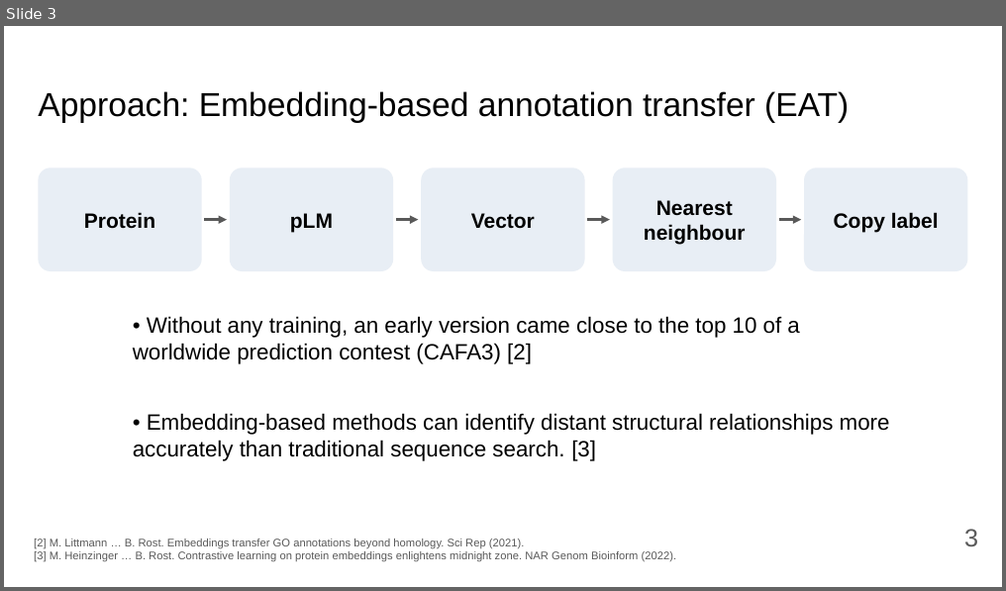
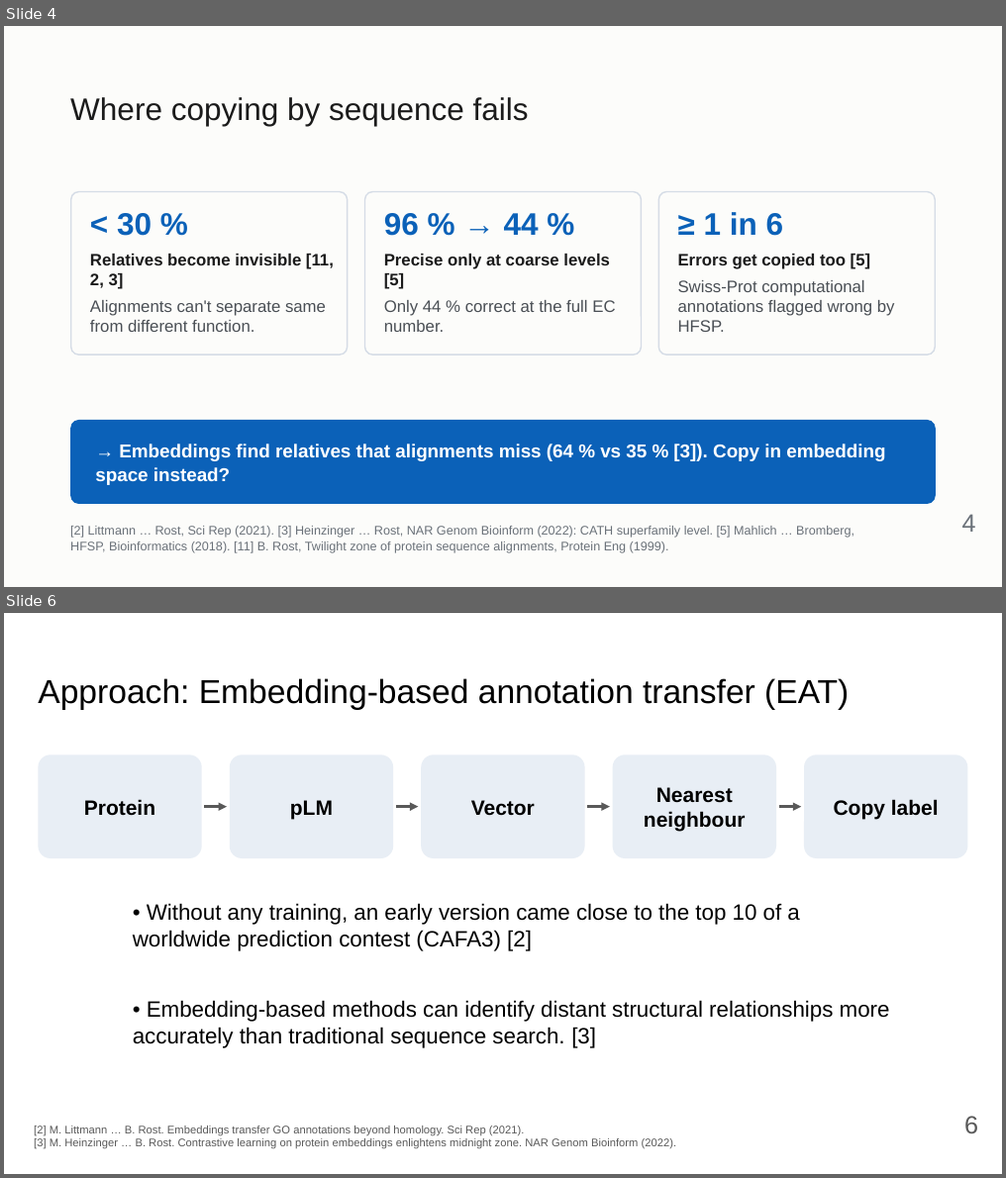
Before and after one commit to Pollysoma/protein-prediction-project-2, a slide deck: presentation/2026-11-02_pitch.pptx. Shown one above the other, each under a label of ours: slide 3 before the commit, slides 4 and 6 after it; the slides between them are not shown. The pictures are 1006x591 and 1006x1178 pixels, drawn with LibreOffice and Linux fonts; fonts in the diff are those of the drawing. Boxes give left, top, right and bottom in pixels: in the first picture for what was removed or moved away, otherwise in the second. Text is boxed around its words. In the diff, an @@ line names an element or a change of style, - is before the commit and + after.

```diff
--- a/presentation/2026-11-02_pitch.pptx
+++ b/presentation/2026-11-02_pitch.pptx
@@ slide 4 added at (4, 26, 1002, 587), background #FCFCFA @@
@@ title added at (70, 97, 529, 126), 22.5 pt, text #1B1B1B @@
+Where copying by sequence fails
@@ rounded rectangle added at (71, 191, 348, 355), outline #D5DCE6 1 pt @@
@@ rounded rectangle added at (365, 191, 642, 355), outline #D5DCE6 1 pt @@
@@ rounded rectangle added at (658, 191, 935, 355), outline #D5DCE6 1 pt @@
@@ text added at (117, 213, 152, 236), 22.5 pt, text #0B61B8, bold @@
+< 30 %
@@ text added at (384, 213, 539, 236), 22.5 pt, text #0B61B8, bold @@
+96 % → 44 %
@@ text added at (704, 212, 784, 236), 22.5 pt, text #0B61B8, bold @@
+≥ 1 in 6
@@ text added at (90, 254, 334, 289), 12 pt, text #1B1B1B, bold @@
+Relatives become invisible [11, 2, 3]
@@ text added at (384, 254, 610, 289), 12 pt, text #1B1B1B, bold @@
+Precise only at coarse levels [5]
@@ text added at (678, 254, 870, 270), 12 pt, text #1B1B1B, bold @@
+Errors get copied too [5]
@@ text added at (678, 280, 895, 332), 12 pt, text #4A4F55 @@
+Swiss-Prot computational annotations flagged wrong by HFSP.
@@ text added at (90, 300, 326, 332), 12 pt, text #4A4F55 @@
+Alignments can't separate same from different function.
@@ text added at (384, 300, 615, 332), 12 pt, text #4A4F55 @@
+Only 44 % correct at the full EC number.
@@ rounded rectangle added at (71, 420, 936, 504), fill #0B61B8, 13.5 pt, text #FFFFFF, bold @@
+→ Embeddings find relatives that alignments miss (64 % vs 35 % [3]). Copy in embedding space instead?
@@ text added at (70, 526, 854, 554), 9 pt, text #6A7179 @@
+[2] Littmann … Rost, Sci Rep (2021). [3] Heinzinger … Rost, NAR Genom Bioinform (2022): CATH superfamily level. [5] Mahlich … Bromberg, HFSP, Bioinformatics (2018). [11] B. Rost, Twilight zone of protein sequence alignments, Protein Eng (1999).
@@ text added at (962, 514, 976, 532), 18 pt, text #6A7179 @@
+4
@@ what was slide 3 is now slide 6 @@
@@ page number at (964, 1116, 978, 1134): text changed @@
-3
+6
```
Also in this commit, not shown: 2 slides changed, 3 other slides added, 1 slide removed, 1 other file.
